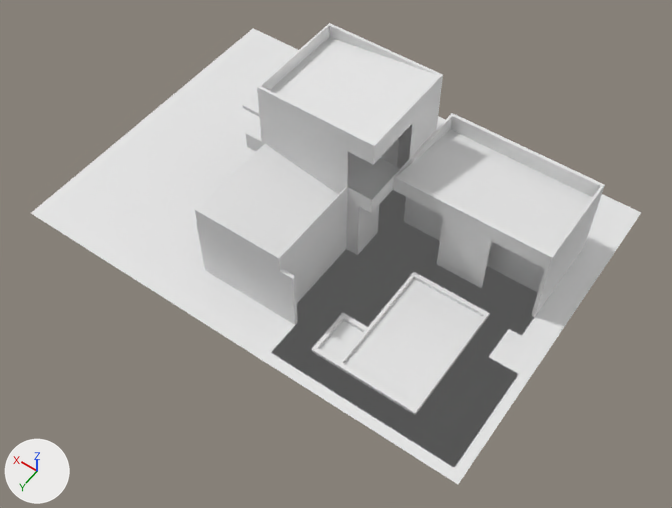
Two versions of the Blender file CG20221_03/CG20221_03/resources/objects/casa2021/casa.blend, one commit apart.
Camera for both pictures: a 50 mm lens placed at (-49.6, 69.5, 99.8), pointed at (-5.6, 7.9, 2.9). The lights are fixed; the arrows at lower left show +X, +Y and +Z. Materials are left out; every surface is plain grey.

Before the edit, the objects in view are built like this:
```python
me_casaleoedd = bpy.data.meshes.new('casaLeoEdd')
me_casaleoedd.from_pydata([(-0.698, -0.5, 0.0), (0.698, -0.5, 0.0), (-0.698, 0.5, 0.0), (0.698, 0.5, 0.0)], [], [(0, 1, 3, 2)])
me_casaleoedd.materials.append(mat_cristal)
me_plane = bpy.data.meshes.new('Plane')
me_plane.from_pydata(...)  # 429 vertices, 233 faces, 12 loose edges; spans x -6.7..2.31, y -2.64..3.28, z 0.0..2.51
me_plane.materials.append(mat_concreto)
me_plane_004 = bpy.data.meshes.new('Plane.004')
me_plane_004.from_pydata(...)  # 103 vertices, 52 faces, 1 loose edge; spans x -1.72..2.31, y -1.52..0.62, z 2.0..4.4
me_plane_004.materials.append(mat_concreto)
ob_casa = bpy.data.objects.new('casa', me_plane)
ob_casa.location = (0.0, 0.0, 0.0)
ob_casa.scale = (5.0, 7.15, 5.0)
ob_casaleoedd = bpy.data.objects.new('casaLeoEdd', me_casaleoedd)
ob_casaleoedd.location = (0.0, 0.0, 0.0)
ob_casaleoedd.scale = (50.0, 50.0, 5.0)
ob_nivel2 = bpy.data.objects.new('nivel2', me_plane_004)
ob_nivel2.location = (0.0, 0.0, 0.0)
ob_nivel2.scale = (5.0, 7.15, 5.0)
# also in view: 'techocorrugado' at (-11.1, -0.2, 16.0); 'gris-obs' at (-9.8, 1.8, 9.2); 'ventanas' at (-10.7, -0.9, 8.5); 'agua' at (-18.5, 11.6, 0.1); 'orilla-alberca' at (-18.5, 11.6, 0.3)
```
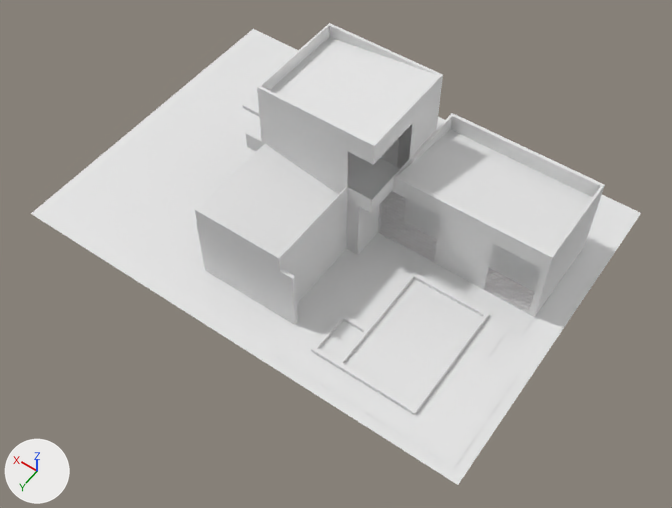
What changed in the scene script:
```text
Add me_plane_009:
    me_plane_009.from_pydata(...)  # 256 vertices, 158 faces; spans x -6.12..-1.35, y -0.07, z 0.0..2.0
Change ob_casaleoedd:
    ob_casaleoedd.location: (0.0, 0.0, 0.0) -> (0.0, 0.0, -0.1)
Add ob_rejas:
    ob_rejas = bpy.data.objects.new('rejas', me_plane_009)
    ob_rejas.location = (0.0, 0.0, 0.0)
    ob_rejas.scale = (5.0, 7.15, 5.0)
```

Location of each change, (x1, y1, x2, y2) in pixels of the pictures (672 x 508 px):
'casaLeoEdd', moved: before (31, 28, 641, 484); after (31, 29, 641, 485)
'rejas', added: after (378, 190, 545, 315)
